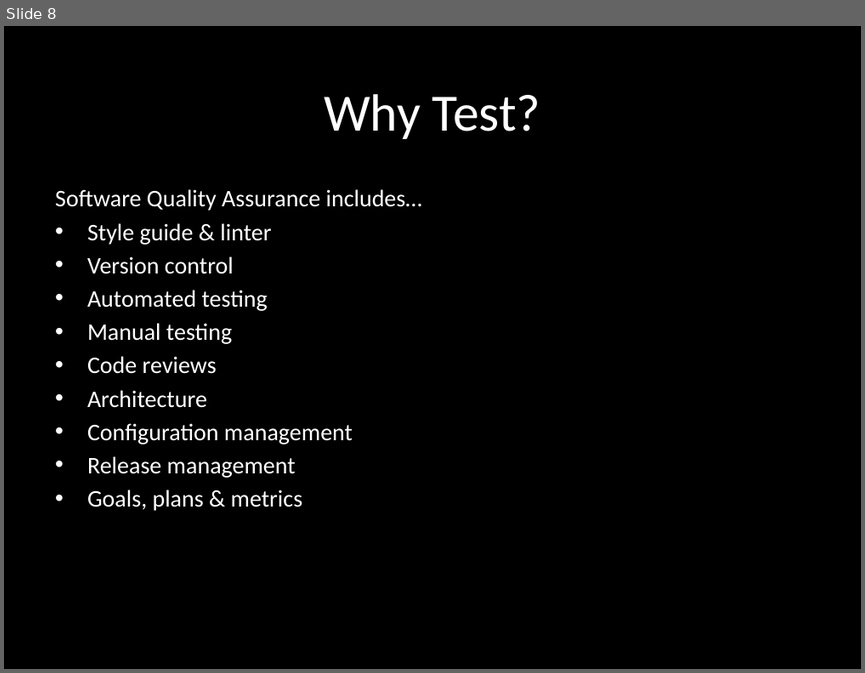
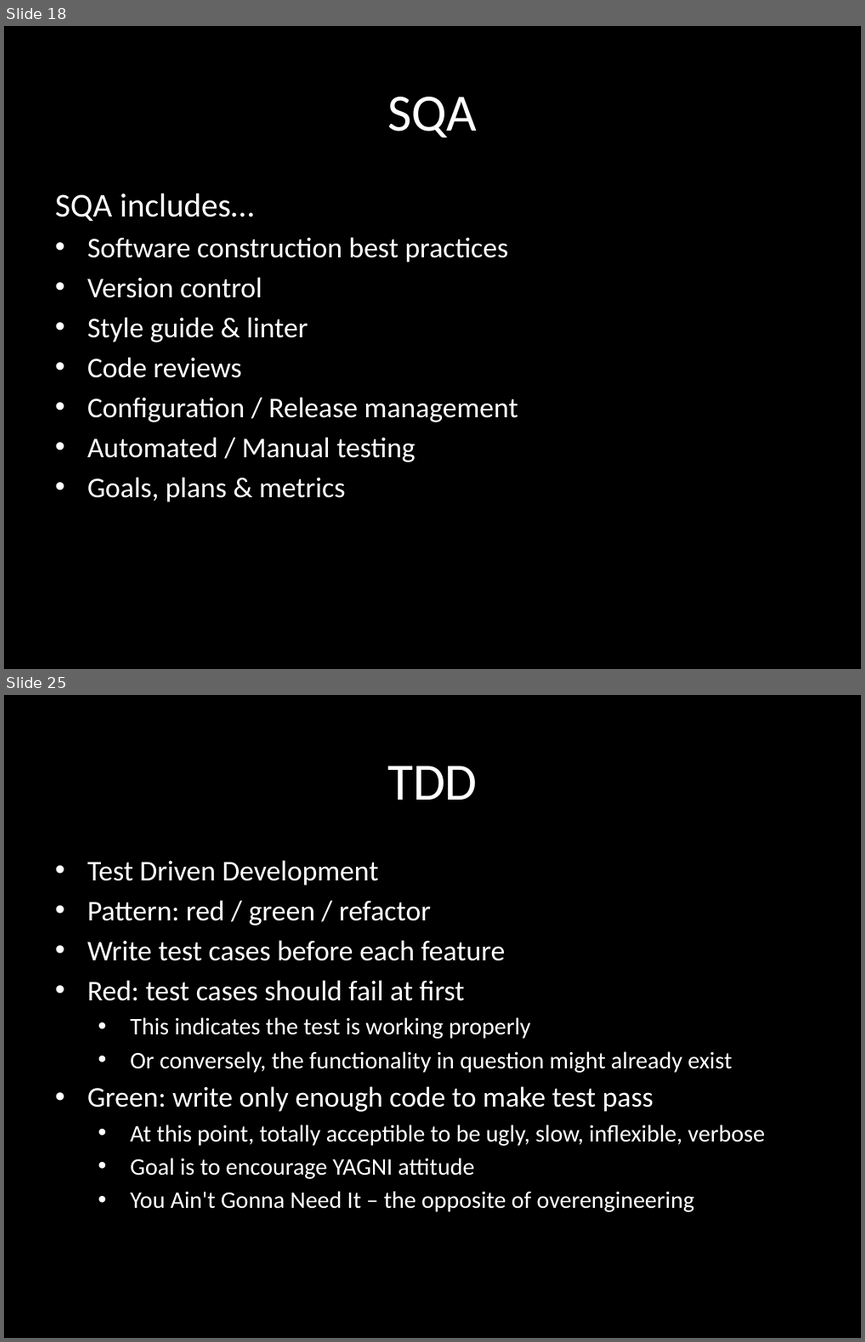
Before and after one commit to eliasjames/training-sqa, a slide deck: slides/TDD Day 1.pptx. Shown one above the other, each under a label of ours: slide 8 before the commit, slides 18 and 25 after it; the slides between them are not shown. The pictures are 865x673 and 865x1342 pixels, drawn with LibreOffice and Linux fonts; fonts in the diff are those of the drawing. Boxes give left, top, right and bottom in pixels: in the first picture for what was removed or moved away, otherwise in the second. Text is boxed around its words. In the diff, an @@ line names an element or a change of style, - is before the commit and + after.

```diff
--- a/slides/TDD Day 1.pptx
+++ b/slides/TDD Day 1.pptx
@@ slide 25 added at bbox=[4, 695, 861, 1338], background #000000 @@
@@ title added at bbox=[387, 766, 477, 800], 44 pt, text #FFFFFF @@
+TDD
@@ subtitle added at bbox=[87, 860, 765, 1212], 20 pt, text #FFFFFF @@
+• Test Driven Development
+• Pattern: red / green / refactor
+• Write test cases before each feature
+• Red: test cases should fail at first
+  • This indicates the test is working properly
+  • Or conversely, the functionality in question might already exist
+• Green: write only enough code to make test pass
+  • At this point, totally acceptible to be ugly, slow, inflexible, verbose
+  • Goal is to encourage YAGNI attitude
+  • You Ain't Gonna Need It – the opposite of overengineering
@@ what was slide 8 is now slide 18 @@
@@ slide 18 changed as well @@
@@ title at bbox=[387, 97, 477, 137]: text changed @@
-Why Test?
+SQA
@@ subtitle at bbox=[55, 193, 509, 298]: text changed; size 20 to 24 pt @@
-Software Quality Assurance includes…
+SQA includes…
+• Software construction best practices
+• Version control
@@ subtitle at bbox=[87, 256, 268, 344]: paragraphs removed @@
-• Version control
-• Automated testing
-• Manual testing
@@ subtitle at bbox=[87, 317, 345, 502]: size 20 to 24 pt in "Style guide & linter", "Code reviews", "Goals, plans & metrics" @@
@@ subtitle at bbox=[87, 397, 518, 462]: text changed; size 20 to 24 pt @@
-• Architecture
-• Configuration management
-• Release management
+• Configuration / Release management
+• Automated / Manual testing
```
Also in this commit, not shown: 6 other slides changed, 20 other slides added, 17 slides removed.
